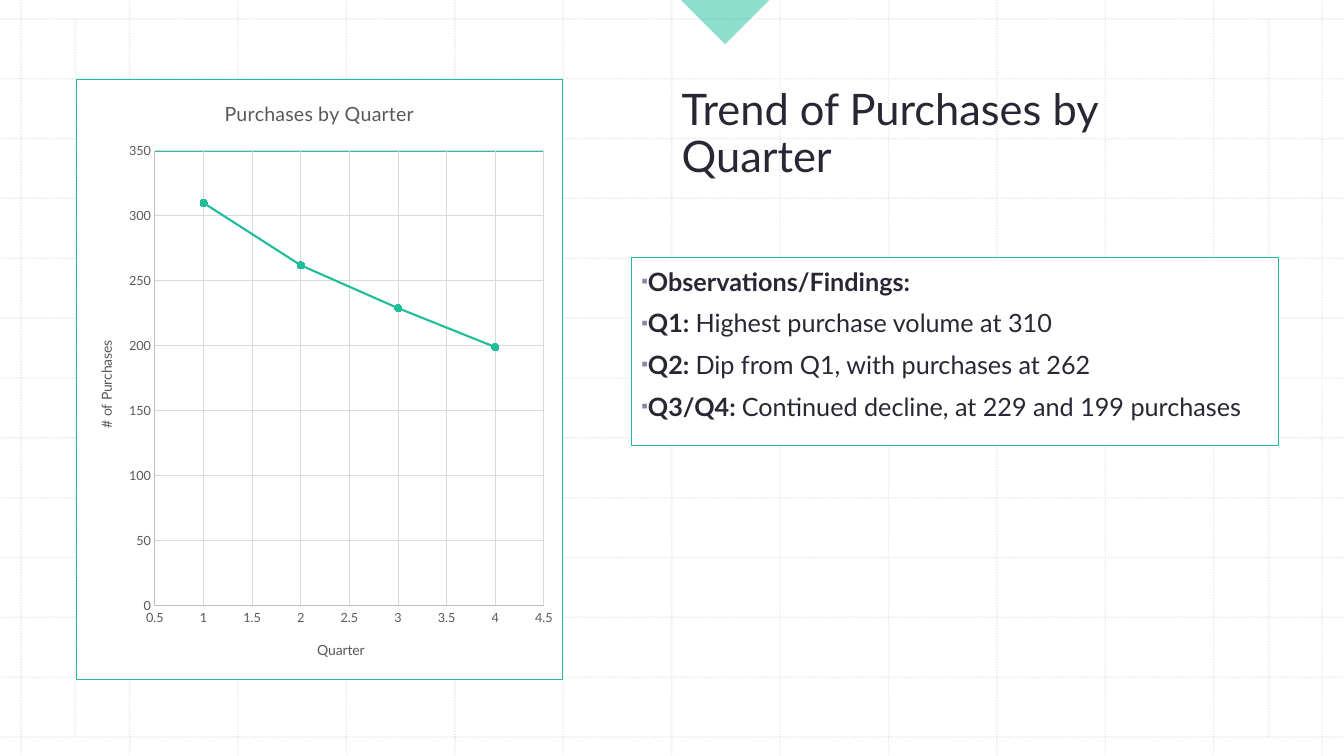
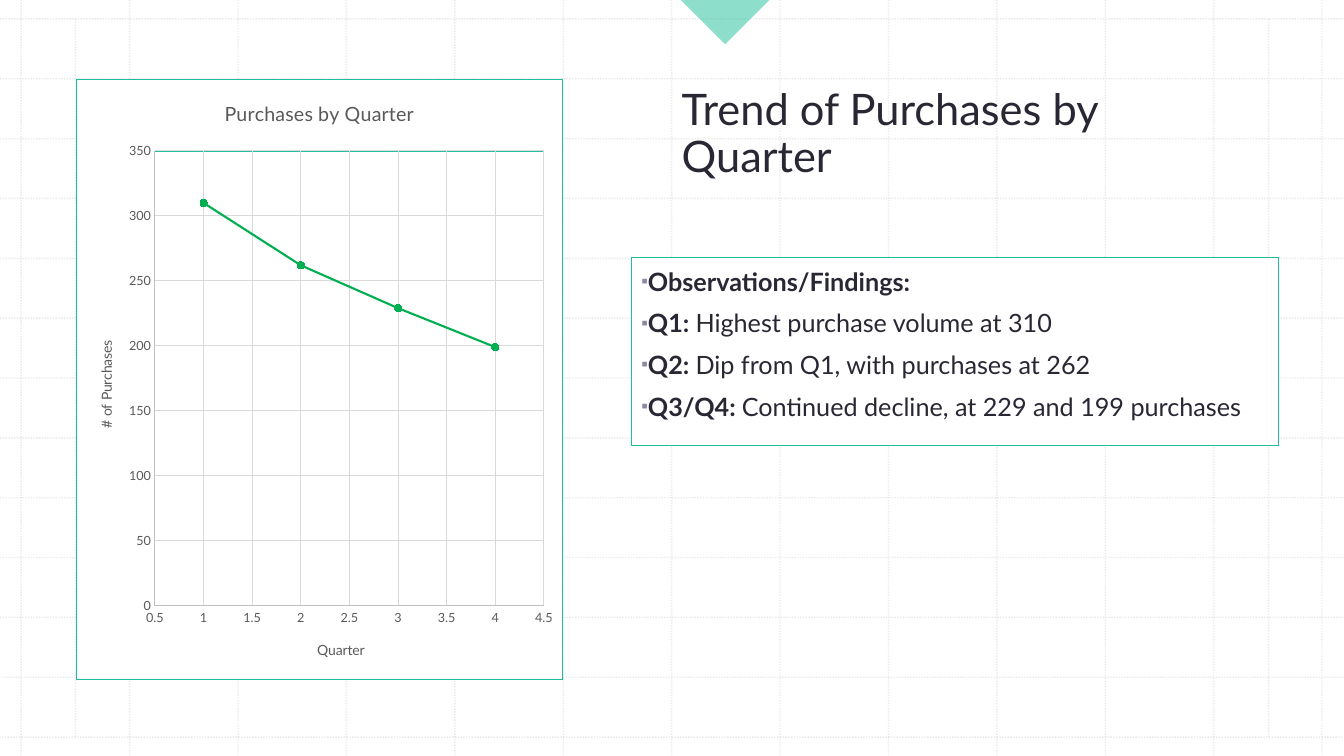
Before and after one commit to thaychansy/sql-business-case, a slide deck: slide 10 of new-wheels-db/SQL_Dastbase_Project_Report.pptx. Drawn at 1344x756 pixels with LibreOffice and Linux fonts; fonts in the diff are those of the drawing. Boxes give left, top, right and bottom in pixels: in the first picture for what was removed or moved away, otherwise in the second. Text is boxed around its words. In the diff, an @@ line names an element or a change of style, - is before the commit and + after.

```diff
--- a/new-wheels-db/SQL_Dastbase_Project_Report.pptx
+++ b/new-wheels-db/SQL_Dastbase_Project_Report.pptx
@@ scatter lines chart at (77, 80, 564, 680) @@
@@ colour of Series 1 #1EBE9B to #00B050 @@
```
Also in this commit, not shown: 7 other slides changed, 1 slide added, 1 slide removed, 6 other files.
